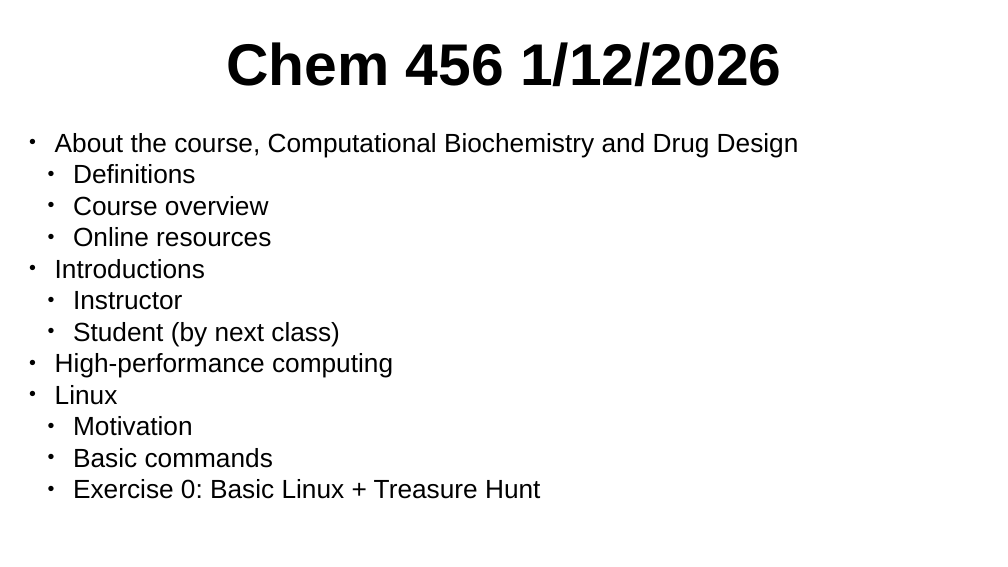
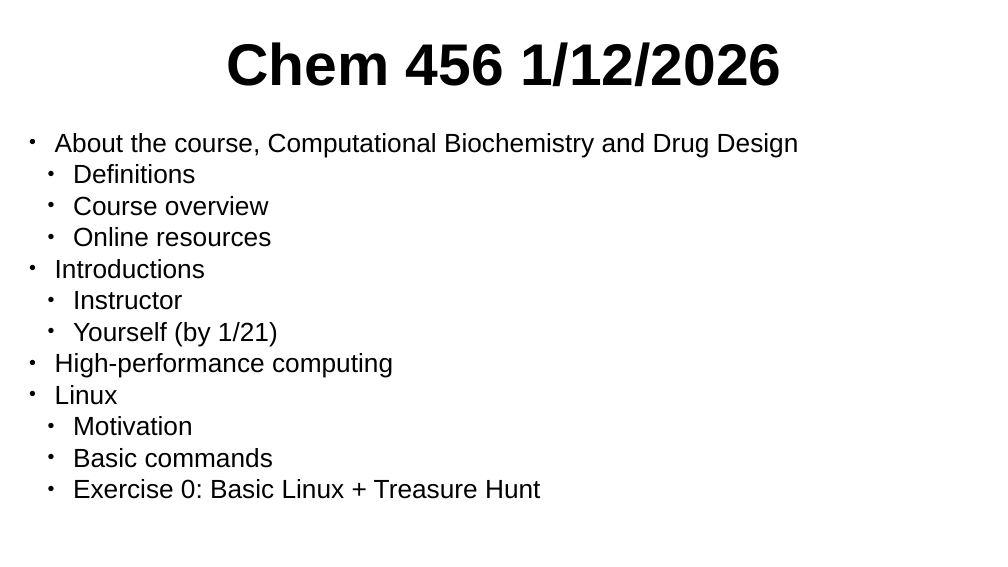
Before and after one commit to anirudhatalmale6-alt/Chem456-2026S, a slide deck: slide 1 of slides/0112-Introduction.pptx. Drawn at 1008x567 pixels with LibreOffice and Linux fonts; fonts in the diff are those of the drawing. Boxes give left, top, right and bottom in pixels: in the first picture for what was removed or moved away, otherwise in the second. Text is boxed around its words. In the diff, an @@ line names an element or a change of style, - is before the commit and + after.

```diff
--- a/slides/0112-Introduction.pptx
+++ b/slides/0112-Introduction.pptx
@@ text at box(73, 322, 278, 346): text changed @@
-  • Student (by next class)
+  • Yourself (by 1/21)
```
Also in this commit, not shown: 2 other slides changed, 7 other files.
